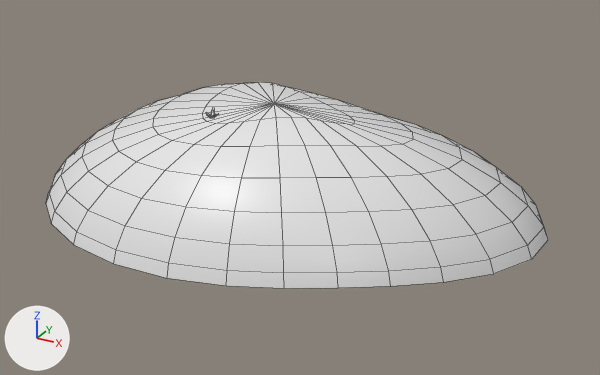
Renders of the FBX model unreal/Art/Export/Terrain/SM_Terrain_Plains_SkirtHill_A.fbx from each side of a commit.
One viewpoint serves both versions: a 50 mm camera at (5.19, -8.76, 4.54) aimed at (0.45, -0.14, 0.23). The axes (+X, +Y, +Z) are drawn at lower left. The lights are the same throughout. The older version comes first. Mesh edges are drawn as thin lines. Vertices at exactly the same position are counted once.

Names of what the first picture shows: 'SM_Terrain_Plains_SkirtHill_A'.
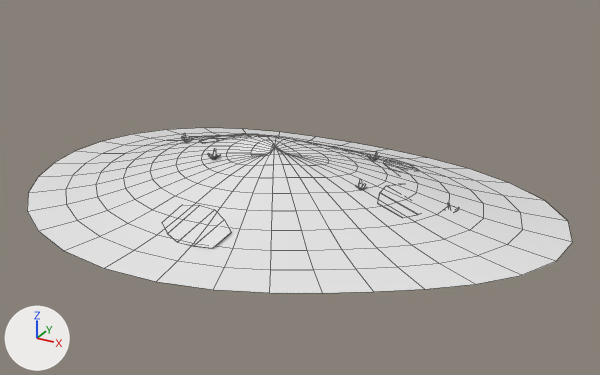
Pixel boxes (x1, y1, x2, y2) of what changed, in the pictures (600 x 375 px; the box of a moved part takes in the faces that stretch with it):
'SM_Terrain_Plains_SkirtHill_A', reshaped (9% wider, 20% shorter): before (46, 82, 548, 288); after (27, 128, 573, 293)
part 1 of me_sm_terrain_plains_skirthill_a, moved or reshaped (not visible before): after (178, 207, 231, 248)
part 2 of me_sm_terrain_plains_skirthill_a, added: after (200, 134, 258, 144)
part 3 of me_sm_terrain_plains_skirthill_a, added: after (378, 200, 404, 218)
part 4 of me_sm_terrain_plains_skirthill_a, added: after (384, 159, 406, 164)
part 5 of me_sm_terrain_plains_skirthill_a, rebuilt (9% wider, 20% shorter): before (46, 82, 548, 288); after (27, 128, 573, 293)
part 6 of me_sm_terrain_plains_skirthill_a, cut back: after (356, 152, 451, 208)

Diff of the bpy script that builds the scene:
```diff
--- a/unreal/Art/Export/Terrain/SM_Terrain_Plains_SkirtHill_A.fbx.py
+++ b/unreal/Art/Export/Terrain/SM_Terrain_Plains_SkirtHill_A.fbx.py
@@ me_sm_terrain_plains_skirthill_a @@
 # used by ob_sm_terrain_plains_skirthill_a; location = (0.0, 0.0, 0.0)
-me_sm_terrain_plains_skirthill_a.from_pydata(...)  # 605 vertices, 356 faces; spans x -3.27..3.49, y -2.42..2.19, z -0.1..1.31
+me_sm_terrain_plains_skirthill_a.from_pydata(...)  # 701 vertices, 452 faces; spans x -3.53..3.78, y -2.62..2.36, z -0.05..0.73
+# me_sm_terrain_plains_skirthill_a part 1: the loose piece of 20 vertices spanning x -0.59..0.35, y -1.87..-1.36, z 0.28..0.65 is multiplied about its middle by the matrix ((0.995, -0.026, -0.006), (0.027, 0.956, 0.275), (-0.001, -0.275, 0.956)), then moved by (0.0, 0.01, -0.27)
+# me_sm_terrain_plains_skirthill_a part 2: the loose piece of 20 vertices spanning x -0.59..0.35, y -1.87..-1.36, z 0.28..0.65 is copied, and the copy is multiplied about its middle by the matrix ((-0.47, 0.81, 0.336), (-0.876, -0.448, -0.144), (0.034, -0.364, 0.925)), then moved by (-0.87, 2.1, 0.0); it spans x -1.41..-0.58, y 0.07..0.93, z 0.38..0.55
+# me_sm_terrain_plains_skirthill_a part 3: the loose piece of 20 vertices spanning x -0.59..0.35, y -1.87..-1.36, z 0.28..0.65 is copied, and the copy is multiplied about its middle by the matrix ((-0.168, -0.921, -0.34), (0.982, -0.16, -0.05), (-0.008, -0.343, 0.935)), then moved by (1.93, 1.73, -0.18); it spans x 1.53..2.12, y -0.34..0.57, z 0.2..0.38
+# me_sm_terrain_plains_skirthill_a part 4: the loose piece of 20 vertices spanning x -0.59..0.35, y -1.87..-1.36, z 0.28..0.65 is copied, and the copy is multiplied about its middle by the matrix ((-0.772, -0.589, -0.224), (0.629, -0.745, -0.208), (-0.045, -0.302, 0.949)), then moved by (1.51, 2.69, -0.23); it spans x 1.02..1.8, y 0.63..1.52, z 0.13..0.34
+# me_sm_terrain_plains_skirthill_a part 5: the loose piece of 225 vertices spanning x -3.27..3.49, y -2.42..2.19, z -0.1..1.31 is rebuilt with 321 vertices and now spans x -3.53..3.78, y -2.62..2.36, z -0.05..0.68
+# me_sm_terrain_plains_skirthill_a part 6: 56 vertices removed from x 0.78..2.52, y -0.31..1.5, z 0.35..1.08; 172 vertices added at x 0.78..2.52, y -0.31..1.19, z 0.1..0.6
+# other edits to the shape of me_sm_terrain_plains_skirthill_a do not show in these pictures
 me_sm_terrain_plains_skirthill_a.materials.append(mat_mi_af_toon_props_plains)
```
